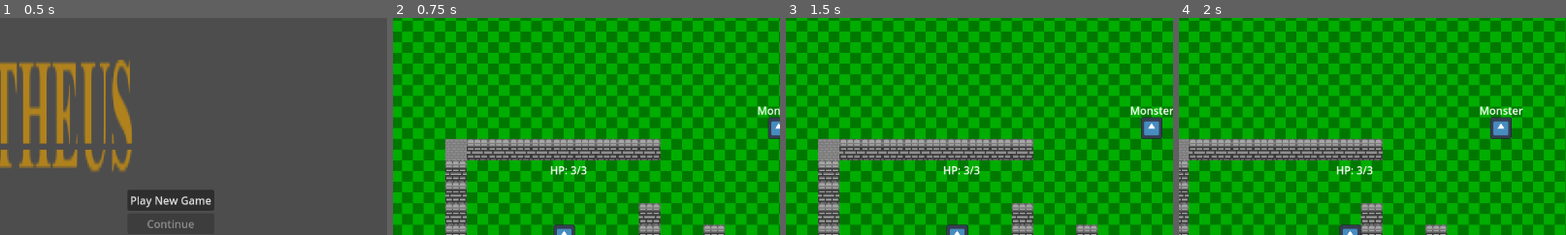
Above: before the commit, frames 1-4 (left to right).
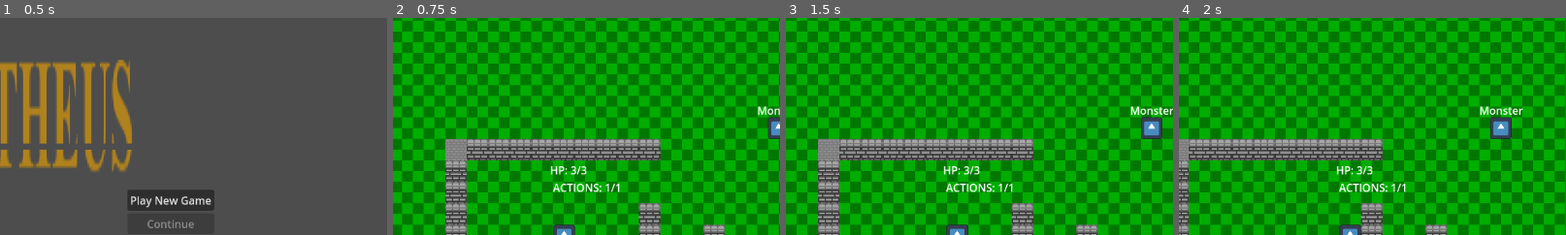
Above: after the commit, the same moments.

Repository: BurntToaster-Pirate15/Project-Prometheus
Game: Godot game, scene res://scenes/main_menu.tscn
Two runs of this game, one before a commit and one after it. Both use one fixed random seed, a clock stepped at 60 frames per second and the inputs below. The engine's default icon, where the game draws it, is replaced by a stand-in: a white triangle on a blue panel in a dark square.
Inputs (mouse positions are % of the whole screen's width and height, from its top left):
- Up to frame 1 (0.5 s): no input
- Up to frame 2 (0.75 s): click "Play New Game" at 0.5 s
- Up to frame 3 (1.5 s): tap Enter at 1.25 s; move the mouse to (72, 45) at 1.27 s; hold D (right) from 1.28 s (still down); hold Shift (Dash) from 1.28 s (still down); click (72, 45) at 1.42 s
- Up to frame 4 (2 s): keep holding D (right); keep holding Shift (Dash)
The pictures show only the part of the screen within x 28-78%, y 0-50%; the shares and areas given below are measured in that part.

Frame 1 is identical in both runs. In frame 2, 0.4% of the frame differs, in the area x 41-59%, y 76-81%; in frame 3, 0.4%; in frame 4, 0.4%.

Commit message:
fix: move around and organize code

Diff:
--- a/scripts/player.gd
+++ b/scripts/player.gd
@@ -2,22 +2,28 @@
 
 enum MOVEMENT_TYPE {PIXEL_BASED, GRID_BASED}
 enum COMBAT_MODE {ATTACK, MOVE}
+
+const blocks: Dictionary = {
+	"wall": Vector2(0, 4)
+}
 
 @export_category("movement settings")
 @export var SPEED: float = 100.0
 @export var SPRINT_SPEED: float = 200.0
 @export var movement_type: MOVEMENT_TYPE = MOVEMENT_TYPE.PIXEL_BASED
 
+var grid: TileMap
 
 var is_sprinting: bool = true
 var is_moving: bool = false
 var is_my_turn: bool = false
-var action_done: bool = false
 
 var combat_mode: COMBAT_MODE
 
 var dash_direction: Vector2
 var move_direction: Vector2 = Vector2.ZERO
+
+var actions: int = 1
 
 @onready var HUD: Control = $"HUD"
 
@@ -31,7 +37,70 @@
 			$HUD/TurnStatus.text = "Enemy Turn"
 	)
 
-var grid: TileMap
+func _process(_delta):
+	$DebugLabel_HP.text="HP: {hp}/{max_hp}\n ACTIONS: {actions}/{max_actions}".format(
+		{"hp": PlayerProperties.health,
+		"max_hp":PlayerProperties.max_health,
+		"actions": actions,
+		"max_actions": 1
+		})
+	queue_redraw()
+
+func _physics_process(_delta):
+	# faster way to fetch direction
+	var direction: Vector2 = Input.get_vector("left", "right", "up", "down")
+
+	if movement_type == MOVEMENT_TYPE.PIXEL_BASED:
+		move_pixel(direction)
+	if movement_type == MOVEMENT_TYPE.GRID_BASED:
+		if not is_my_turn:
+			return
+
+		if actions == 0:
+			return
+
+		if combat_mode == COMBAT_MODE.MOVE:
+			move_grid(direction)
+			await moved
+			turn_finished.emit()
+			return
+
+
+
+func _draw():
+	if combat_mode == COMBAT_MODE.ATTACK && movement_type == MOVEMENT_TYPE.GRID_BASED:
+		var mouse_pos := get_global_mouse_position()
+		var color: Color = Color(0, 0, 0)
+
+		mouse_pos = grid.local_to_map(mouse_pos)
+		mouse_pos = grid.map_to_local(mouse_pos)
+		mouse_pos = to_local(mouse_pos)
+
+		var radius: int = 500
+
+		if mouse_pos.length() > radius:
+			color = Color(255, 0, 0)
+
+
+
+		draw_rect(Rect2(mouse_pos.x-16, mouse_pos.y-16, 32, 32), color, false)
+		draw_line(Vector2(0, 0), mouse_pos, color, 2)
+
+# capture mouse input and place block
+func _input(event: InputEvent):
+	if event is InputEventMouseButton:
+		# BUG: check if mouse event is conusmed by button!
+		if event.is_pressed() and event.button_index == MOUSE_BUTTON_LEFT:
+			if is_my_turn and actions != 0 and combat_mode == COMBAT_MODE.ATTACK:
+				var mouse_pos := get_global_mouse_position()
+				var location_to_place := grid.local_to_map(grid.to_local(mouse_pos))
+
+				place_block(location_to_place, blocks["wall"])
+				actions -= 1
+				turn_finished.emit()
+
+
+
 
 func switch_to_grid() -> void:
 	position = position.snapped(Vector2.ONE * MapProperties.TILESIZE)
@@ -41,7 +110,13 @@
 func switch_to_pixel() -> void:
 	movement_type = MOVEMENT_TYPE.PIXEL_BASED
 
-
+# map_coordinate: where in the tile map should the block be placed
+# tile_coordinate: what tile should be placed (coordinate in tile set)
+func place_block(map_coordinate: Vector2, tile_coordinate: Vector2) -> void:
+	grid.set_cell(0, map_coordinate, 1, tile_coordinate)
+	grid.grid.set_point_solid(map_coordinate)
+
+# handle player inputs
 
 func move_grid(direction: Vector2):
 
@@ -49,6 +124,7 @@
 	# this branching if statement is ugly
 	# 			- stealthninja
 	if !is_moving && direction.length() > 0:
+
 		var movement: Vector2
 		if direction.y < 0:
 			movement = Vector2.UP
@@ -59,7 +135,7 @@
 		elif direction.x < 0:
 			movement = Vector2.LEFT
 
-		action_done = true
+		actions -=1
 		is_moving = true
 		move_direction = movement
 		var _position: Vector2 = position + (move_direction * MapProperties.TILESIZE)
@@ -71,7 +147,7 @@
 
 
 		var tween: Tween = create_tween()
-		tween.tween_property(self, "position", _position, 0.35)
+		tween.tween_property(self, "position", _position, 0.25)
 		tween.set_trans(Tween.TRANS_LINEAR)
 		tween.tween_callback(func(): move_direction = Vector2.ZERO; is_moving = false; moved.emit())
 
@@ -98,78 +174,15 @@
 	get_tree().reload_current_scene()
 
 
-func _draw():
-	if combat_mode == COMBAT_MODE.ATTACK && movement_type == MOVEMENT_TYPE.GRID_BASED:
-		var mouse_pos := get_global_mouse_position()
-		var color: Color = Color(0, 0, 0)
-
-		mouse_pos = grid.local_to_map(mouse_pos)
-		mouse_pos = grid.map_to_local(mouse_pos)
-		mouse_pos = to_local(mouse_pos)
-
-		var radius: int = 500
-
-		if mouse_pos.length() > radius:
-			color = Color(255, 0, 0)
-
-
-
-		draw_rect(Rect2(mouse_pos.x-16, mouse_pos.y-16, 32, 32), color, false)
-		draw_line(Vector2(0, 0), mouse_pos, color, 2)
-
-
-
-
-func _physics_process(_delta):
-	# faster way to fetch direction
-	var direction: Vector2 = Input.get_vector("left", "right", "up", "down")
-
-	if movement_type == MOVEMENT_TYPE.PIXEL_BASED:
-		move_pixel(direction)
-	if movement_type == MOVEMENT_TYPE.GRID_BASED:
-		if not is_my_turn:
-			return
-
-
-		if combat_mode == COMBAT_MODE.MOVE:
-			move_grid(direction)
-			#$Control/Button3.visible = true
-			await moved
-			turn_finished.emit()
-			return
-
-		if combat_mode == COMBAT_MODE.ATTACK:  # clicking while in attack mode
-			if Input.is_mouse_button_pressed(MOUSE_BUTTON_LEFT):
-				var mouse_pos := grid.local_to_map(
-					grid.to_local(get_global_mouse_position())
-				)
-				print("mouse_pos:",mouse_pos)
-				var player_pos := grid.local_to_map(
-					grid.to_local(position)
-				)
-				print("mouse_pos:",mouse_pos,", player_position:", player_pos)
-
-
-				grid.set_cell(0, mouse_pos, 1, Vector2(0, 4))
-				grid.grid.set_point_solid(grid.local_to_map(get_global_mouse_position()))
-				turn_finished.emit()
-				return
-
-
-
-func _process(_delta):
-	$DebugLabel_HP.text="HP: {hp}/{max_hp}".format(
-		{"hp": PlayerProperties.health,
-		"max_hp":PlayerProperties.max_health,
-		})
-	queue_redraw()
-
 func start_turn(_grid: TileMap, _combatants: Array[CharacterBody2D]):
 	grid = _grid
 	$HUD/TurnStatus.text = "Player Turn"
 	HUD.visible = true
-	action_done = false
 	is_my_turn = true
+	actions = 1
+
+
+# ===============+ GUI +================= #
 
 
 func _on_button_2_toggled(toggled_on):
@@ -185,3 +198,5 @@
 func _on_button_3_pressed():
 	turn_finished.emit()
 	$Control/Button3.visible = false
+
+# =============== GUI END ================= #
